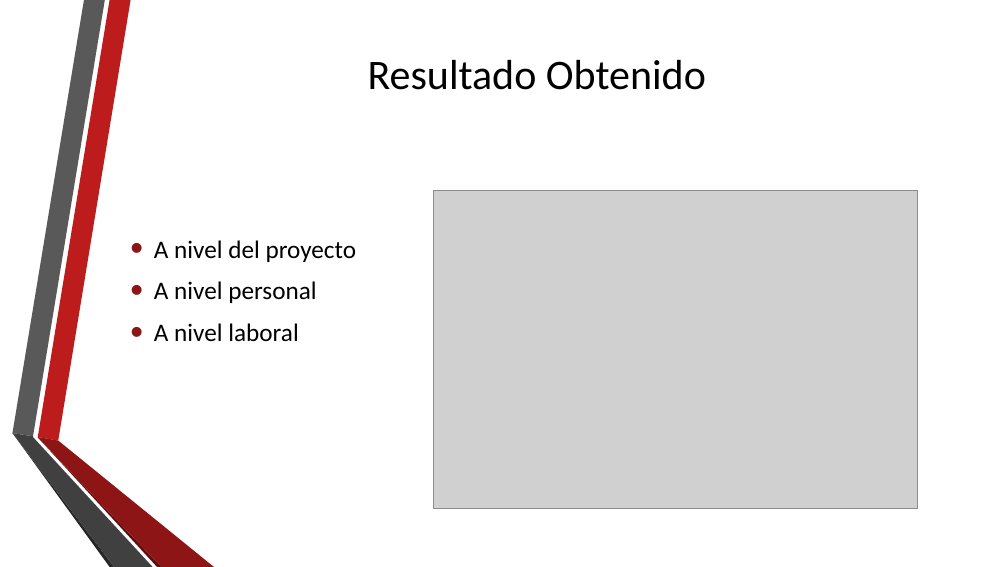
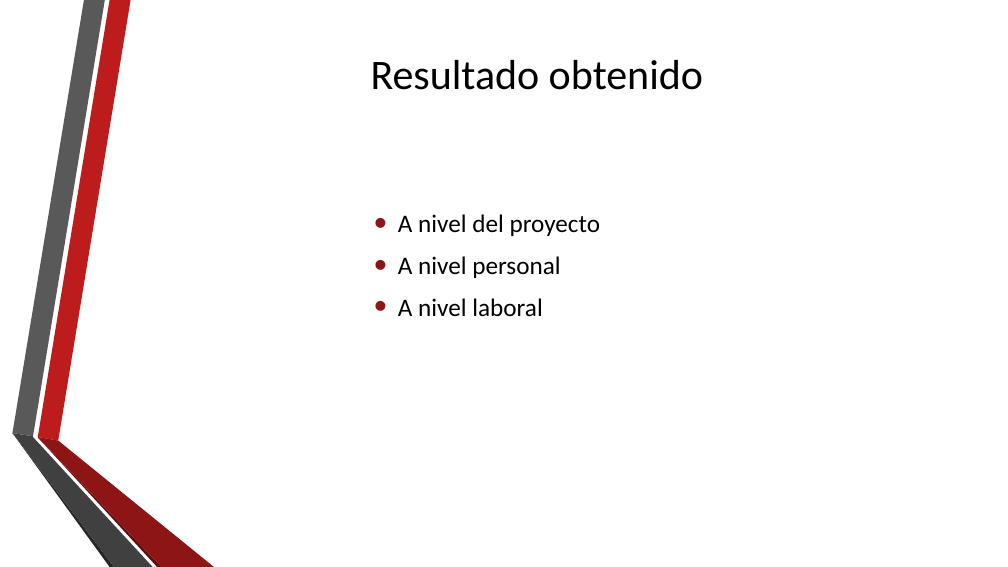
Before and after one commit to jaur001/Simulator, a slide deck: slide 17 of Presentacion TFG.pptx (slide 18 before the commit). Drawn at 1008x567 pixels with LibreOffice and Linux fonts; fonts in the diff are those of the drawing; grey boxes stand for pictures; background and template pictures are left out. Boxes give left, top, right and bottom in pixels: in the first picture for what was removed or moved away, otherwise in the second. Text is boxed around its words. In the diff, an @@ line names an element or a change of style, - is before the commit and + after.

```diff
--- a/Presentacion TFG.pptx
+++ b/Presentacion TFG.pptx
@@ title at (371,60,703,90): text changed @@
-Resultado Obtenido
+Resultado obtenido
@@ text "A nivel del proyecto": place and size @@
-text "A nivel del proyecto" at (154,240,357,342)
+text "A nivel del proyecto" at (398,214,601,317)
@@ picture removed at (434,191,918,508) @@
```
Also in this commit, not shown: 7 other slides changed, 7 slides added, 8 slides removed.
